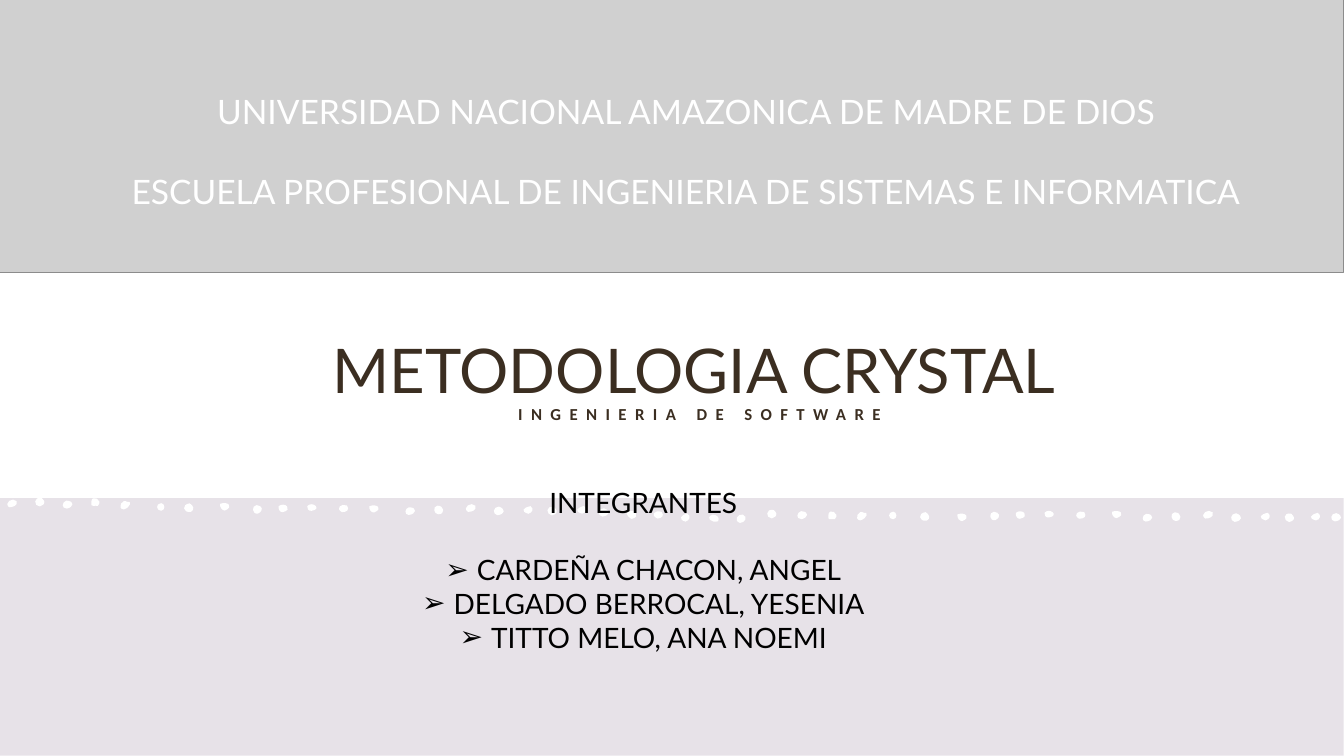
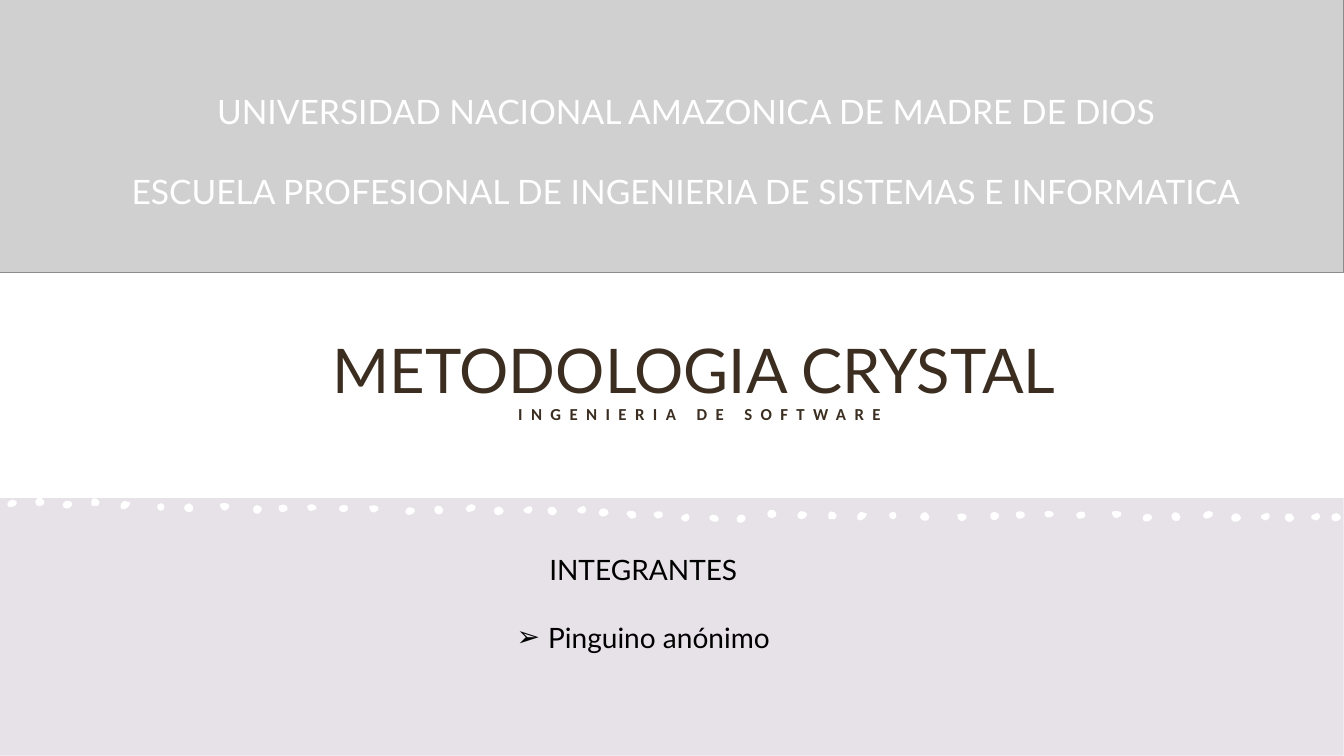
Before and after one commit to Vidcy/DUAL, a slide deck: slide 1 of análisis-de-software/metodología-cristal1.pptx. Drawn at 1344x756 pixels with LibreOffice and Linux fonts; fonts in the diff are those of the drawing; grey boxes stand for pictures. Boxes give left, top, right and bottom in pixels: in the first picture for what was removed or moved away, otherwise in the second. Text is boxed around its words. In the diff, an @@ line names an element or a change of style, - is before the commit and + after.

```diff
--- a/análisis-de-software/metodología-cristal1.pptx
+++ b/análisis-de-software/metodología-cristal1.pptx
@@ text at (548,627,770,653): text changed @@
-➢ CARDEÑA CHACON, ANGEL
-➢ DELGADO BERROCAL, YESENIA
-➢ TITTO MELO, ANA NOEMI
+➢ Pinguino anónimo
```
Also in this commit, not shown: 4 other slides changed.
